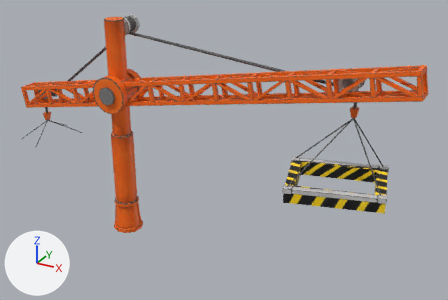
A saved change to the FBX model Steel Heel Jam/Assets/Art/Meshes/Powerhouse/SM_Crane_01.fbx.
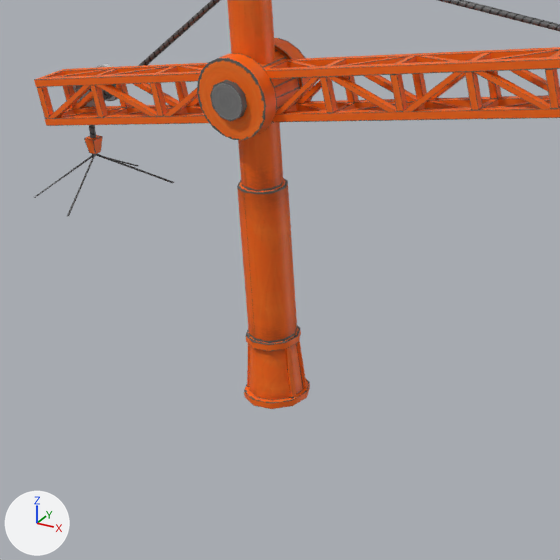
Old and new are each drawn whole from a 50 mm lens placed at (1.2, -51.8, 42.4), pointed at (-24.8, -4.5, 18.8) and again close up on the part from 1% to 57% of the width and 17% to 100% of the height. Every picture has the same lights, and +X, +Y and +Z are marked at lower left. Vertices at the same position are counted once.

Before the edit, the objects in view are built like this:
```python
me_plane_008 = bpy.data.meshes.new('Plane.008')
me_plane_008.from_pydata(...)  # 2234 vertices, 1551 faces; spans x -48.2..-6.7, y -11.5..-2.2, z 9.0..30.7
me_plane_008.materials.append(mat_m_crane_01)  # picture img_t_crane_01_d_png
ob_sm_crane_01 = bpy.data.objects.new('SM_Crane_01', me_plane_008)
ob_sm_crane_01.location = (0.0, 0.0, 0.0)
```
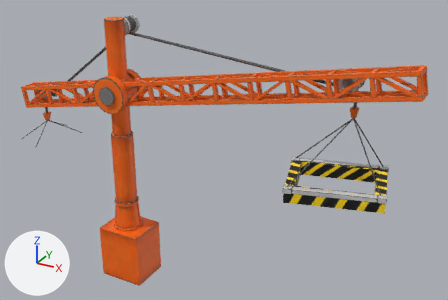
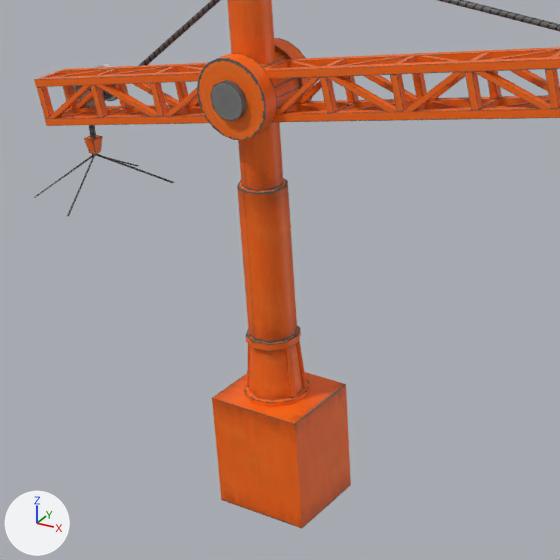
Patch to the scene script:
```diff
--- a/Steel Heel Jam/Assets/Art/Meshes/Powerhouse/SM_Crane_01.fbx.py
+++ b/Steel Heel Jam/Assets/Art/Meshes/Powerhouse/SM_Crane_01.fbx.py
@@ me_plane_008 @@
 # used by ob_sm_crane_01; location = (0.0, 0.0, 0.0)
 # verts and faces of me_plane_008; kept vertices keep their numbers, new ones are numbered from 2234
-me_plane_008.from_pydata(...)  # 2234 vertices, 1551 faces; spans x -48.2..-6.7, y -11.5..-2.2, z 9.0..30.7
+me_plane_008.from_pydata(...)  # 2242 vertices, 1556 faces; spans x -48.2..-6.7, y -11.5..-2.2, z 3.4..30.7
+# me_plane_008 part 1
+verts[2234] = (-37.1, -9.0, 9.0)  # pixel (211, 397)
+verts[2235] = (-37.1, -5.0, 9.0)
+verts[2236] = (-37.1, -5.0, 3.4)
+verts[2237] = (-37.1, -9.0, 3.4)  # pixel (221, 500)
+for new, old in zip([*range(2238, 2242)], [*range(2234, 2238)]): verts[new] = verts[old] + (4.7, 0.0, 0.0)
+faces += [(2234, 2238, 2239, 2235), (2238, 2241, 2240, 2239), (2234, 2235, 2236, 2237), (2235, 2239, 2240, 2236), (2234, 2237, 2241, 2238)]
 me_plane_008.materials.append(mat_m_crane_01)
```

Changed parts and their boxes [x1, y1, x2, y2] in the close-ups (560 x 560 px):
'SM_Crane_01', reshaped
    before: [34, 0, 560, 409]
    after: [34, 0, 560, 528]
part 1 of me_plane_008, added (orange)
    after: [212, 372, 351, 528]
